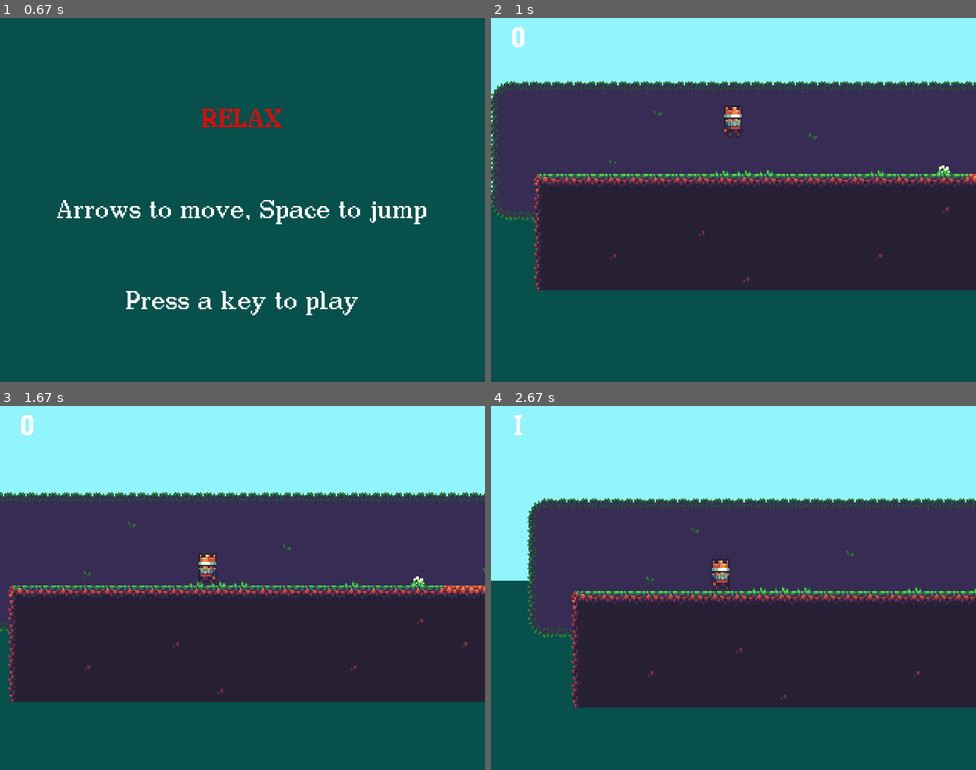
Above: before the commit, frames 1-4 (two rows, left to right).
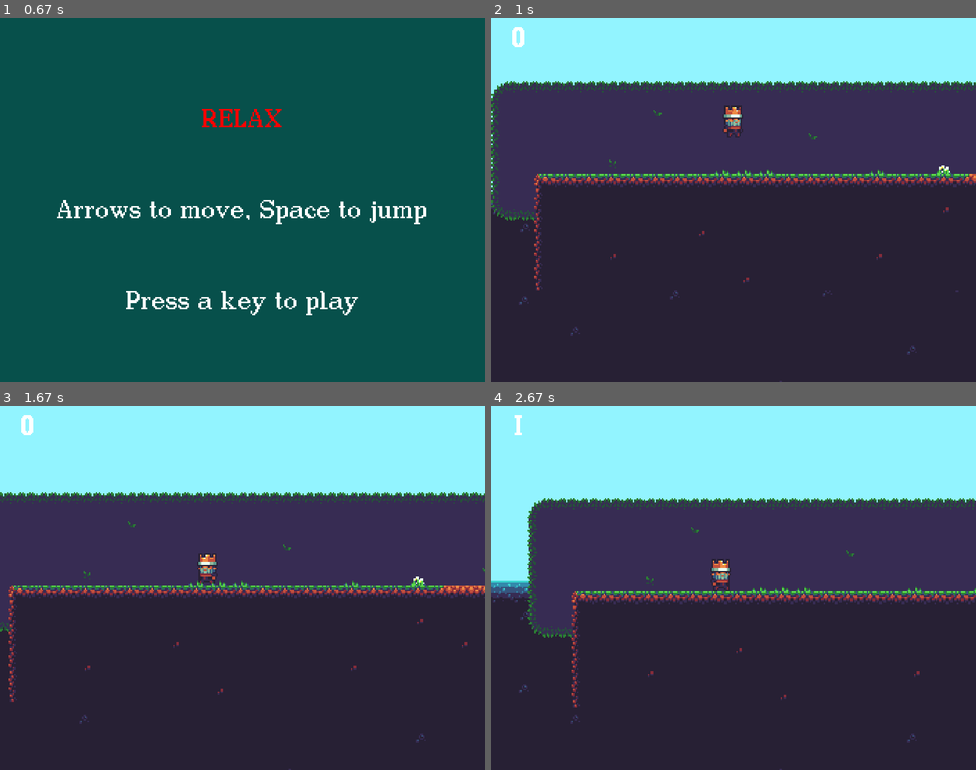
Above: after the commit, the same moments.

Repository: paprico-scar/pygameproject
Game: pygame game, started from game.py
Two runs of this game, one before a commit and one after it. Both use one fixed random seed, a clock stepped at 60 frames per second and the inputs below.
Inputs:
- Up to frame 1 (0.67 s): hold Right from 0.33 s (still down)
- Up to frame 2 (1 s): release Right at 0.8 s; hold Right from 0.83 s (still down)
- Up to frame 3 (1.67 s): release Right at 1.3 s; hold Left from 1.33 s (still down)
- Up to frame 4 (2.67 s): release Left at 1.87 s; hold Left 1.9-2.3 s; hold Right from 2.33 s (still down)

Frame 1 is identical in both runs. In frame 2, 27% of the frame differs, in the area x 0-100%, y 50-100%; in frame 3, 19%; in frame 4, 22%.

Commit message:
Переход с одного уровня на другой + блоки из которых будет состоять внешний мир + море на заднем фоне + 2 уровень (нужно его дополнить + база данных)

Diff:
--- a/lvl_1.txt
+++ b/data/leveles/lvl_1/lvl_1.txt
@@ -2,7 +2,7 @@
 00000000000000000000000000000000000000000000000000000000000000000000000000000000000000000000000000000000000000000000000000000000000000000000
 00000000000000000000000000000000000000000000000000000000000000000000000000000000000000000000000000000000000000000000000000000000000000000000
 00000000000000000000000000000000000000000000000000000000000000000000000000000000000000000000000000000000000000000000000000000000000000000000
-0000000000www0000w00f00000000000000000000000000000000000000000000000000000000000000000000000000000000000000000000000000000000000000000000000
+0000000000www0000w00f00000O00000000000000000000000000000000000000000000000000000000000000000000000000000000000000000000000000000000000000000
 00411111111111111111126666666800000000000000000000000000000000000000000000000000000000000000000000000000000000000000000000000000000000000000
 00<99999999999999999^99999999>0M0M0M00M00M0<000000000000000000000000000000000000000000000000000000000000000000000000000000000000000000000000
 00<999999^999999999999^999999966666666666666000000000000000000000000000000000000000000000000000000000000000000000000000000000000000000000000
--- /dev/null
+++ b/data/leveles/lvl_2/lvl_2.txt
@@ -0,0 +1,23 @@
+00000000000000000000000000000000000000000000000000000000000000000000000000000000000000000000000000000000000000000000000000000000000000000000
+00000000000000000000000000000000000000000000000000000000000000000000000000000000000000000000000000000000000000000000000000000000000000000000
+00000000000000000000000000000000000000000000000000000000000000000000000000000000000000000000000000000000000000000000000000000000000000000000
+00000000000000000000000000000000000000000000000000000000000000000000000000000000000000000000000000000000000000000000000000000000000000000000
+00000000000000000000000000000000000000000000000000000000000000000000000000000000000000000000000000000000000000000000000000000000000000000000
+00000000000000000000000000000000000000000000000000000000000000000000000000000000000000000000000000000000000000000000000000000000000000000000
+00000000000000000000000000000000000000000000000000000000000000000000000000000000000000000000000000000000000000000000000000000000000000000000
+00011111111111111111111111111111111111111111111111111100000000000000000000000000000000000000000000000000000000000000000000000000000000000000
+00000000000000000000000000000000000000000000000000000000000000000000000000000000000000000000000000000000000000000000000000000000000000000000
+00000000000000000000000000000000000000000000000000000000000000000000000000000000000000000000000000000000000000000000000000000000000000000000
+00000000000000000000000000000000000000000000000000000000000000000000000000000000000000000000000000000000000000000000000000000000000000000000
+00000000000000000000000000000000000000000000000000000000000000000000000000000000000000000000000000000000000000000000000000000000000000000000
+00000000000000000000000000000000000000000000000000000000000000000000000000000000000000000000000000000000000000000000000000000000000000000000
+00000000000000000000000000000000000000000000000000000000000000000000000000000000000000000000000000000000000000000000000000000000000000000000
+00000000000000000000000000000000000000000000000000000000000000000000000000000000000000000000000000000000000000000000000000000000000000000000
+00000000000000000000000000000000000000000000000000000000000000000000000000000000000000000000000000000000000000000000000000000000000000000000
+00000000000000000000000000000000000000000000000000000000000000000000000000000000000000000000000000000000000000000000000000000000000000000000
+00000000000000000000000000000000000000000000000000000000000000000000000000000000000000000000000000000000000000000000000000000000000000000000
+00000000000000000000000000000000000000000000000000000000000000000000000000000000000000000000000000000000000000000000000000000000000000000000
+00000000000000000000000000000000000000000000000000000000000000000000000000000000000000000000000000000000000000000000000000000000000000000000
+00000000000000000000000000000000000000000000000000000000000000000000000000000000000000000000000000000000000000000000000000000000000000000000
+00000000000000000000000000000000000000000000000000000000000000000000000000000000000000000000000000000000000000000000000000000000000000000000
+00000000000000000000000000000000000000000000000000000000000000000000000000000000000000000000000000000000000000000000000000000000000000000000
--- /dev/null
+++ b/data/leveles/lvl_2/lvl_2_bg.txt
@@ -0,0 +1,23 @@
+00000000000000000000000000000000000000000000000000000000000000000000000000000000000000000000000000000000000000000000000000000000000000000000
+00000000000000000000000000000000000000000000000000000000000000000000000000000000000000000000000000000000000000000000000000000000000000000000
+00000000000000000000000000000000000000000000000000000000000000000000000000000000000000000000000000000000000000000000000000000000000000000000
+00000000000000000000000000000000000000000000000000000000000000000000000000000000000000000000000000000000000000000000000000000000000000000000
+00000000000000000000000000000000000000000000000000000000000000000000000000000000000000000000000000000000000000000000000000000000000000000000
+00000000000000000000000000000000000000000000000000000000000000000000000000000000000000000000000000000000000000000000000000000000000000000000
+00000000000000000000000000000000000000000000000000000000000000000000000000000000000000000000000000000000000000000000000000000000000000000000
+00000000000000000000000000000000000000000000000000000000000000000000000000000000000000000000000000000000000000000000000000000000000000000000
+00000000000000000000000000000000000000000000000000000000000000000000000000000000000000000000000000000000000000000000000000000000000000000000
+00000000000000000000000000000000000000000000000000000000000000000000000000000000000000000000000000000000000000000000000000000000000000000000
+00000000000000000000000000000000000000000000000000000000000000000000000000000000000000000000000000000000000000000000000000000000000000000000
+00000000000000000000000000000000000000000000000000000000000000000000000000000000000000000000000000000000000000000000000000000000000000000000
+00000000000000000000000000000000000000000000000000000000000000000000000000000000000000000000000000000000000000000000000000000000000000000000
+00000000000000000000000000000000000000000000000000000000000000000000000000000000000000000000000000000000000000000000000000000000000000000000
+00000000000000000000000000000000000000000000000000000000000000000000000000000000000000000000000000000000000000000000000000000000000000000000
+00000000000000000000000000000000000000000000000000000000000000000000000000000000000000000000000000000000000000000000000000000000000000000000
+00000000000000000000000000000000000000000000000000000000000000000000000000000000000000000000000000000000000000000000000000000000000000000000
+00000000000000000000000000000000000000000000000000000000000000000000000000000000000000000000000000000000000000000000000000000000000000000000
+00000000000000000000000000000000000000000000000000000000000000000000000000000000000000000000000000000000000000000000000000000000000000000000
+00000000000000000000000000000000000000000000000000000000000000000000000000000000000000000000000000000000000000000000000000000000000000000000
+00000000000000000000000000000000000000000000000000000000000000000000000000000000000000000000000000000000000000000000000000000000000000000000
+00000000000000000000000000000000000000000000000000000000000000000000000000000000000000000000000000000000000000000000000000000000000000000000
+00000000000000000000000000000000000000000000000000000000000000000000000000000000000000000000000000000000000000000000000000000000000000000000
--- a/lvl_1.py
+++ b/game.py
@@ -1,6 +1,7 @@
 import pygame  # import pygame and sys
 from pygame.locals import *  # import pygame modules
 from settings import *
+import sqlite3
 
 pygame.init()  # initiate pygame
 pygame.display.set_caption(WINDOW_TITLE)  # set the window name
@@ -14,8 +15,12 @@
 player_y_momentum = 0
 air_timer = 0
 true_scroll = [0, 0]
+
 # font
 font = pygame.font.Font('data/font/Dico.ttf', 20)
+
+# lvl count
+lvl_count = '1'
 
 
 def load_map(path):
@@ -64,14 +69,15 @@
 player_frame = 0
 player_flip = False
 
-game_map = load_map('lvl_1')
-game_map_bg = load_map('lvl_1_bg')
+game_map = load_map(f'data/leveles/lvl_{lvl_count}/lvl_{lvl_count}')
+game_map_bg = load_map(f'data/leveles/lvl_{lvl_count}/lvl_{lvl_count}_bg')
 
 # player
 sprite = pygame.sprite.Sprite()
 player_rect = pygame.Rect(150, 20, 17, 22)
 
 # environment
+# lvl_?
 # grass
 lefttop_grass = pygame.image.load('data/tailes/grass/lefttop_grass.png')
 righttop_grass = pygame.image.load('data/tailes/grass/righttop_grass.png')
@@ -98,17 +104,13 @@
 right_dirt.set_colorkey(WHITE)
 righttop_dirt.set_colorkey(WHITE)
 top_dirt.set_colorkey(WHITE)
-# herb
-herb = pygame.image.load('data/tailes/herb/herb.png')
-chamomile = pygame.image.load('data/tailes/herb/chamomile.png')
-chamomile_2 = pygame.image.load('data/tailes/herb/chamomile_2.png')
-orange_flower = pygame.image.load('data/tailes/herb/orange_flower.png')
-orange_flower_2 = pygame.image.load('data/tailes/herb/orange_flower_2.png')
-herb.set_colorkey(WHITE)
-chamomile.set_colorkey(WHITE)
-chamomile_2.set_colorkey(WHITE)
-orange_flower.set_colorkey(WHITE)
-orange_flower_2.set_colorkey(WHITE)
+# spike
+spike = pygame.image.load('data/tailes/spike.png')
+spike.set_colorkey(WHITE)
+# teleport
+teleport = pygame.image.load('data/tailes/teleport/teleport.png')
+teleport.set_colorkey(WHITE)
+
 # background
 bg = pygame.image.load('data/tailes/background/bg.png')
 top_bg_grass = pygame.image.load('data/tailes/background/top_bg_grass.png')
@@ -125,6 +127,7 @@
 topright_bg = pygame.image.load('data/tailes/background/topright_bg.png')
 bottomright_bg = pygame.image.load('data/tailes/background/bottomright_bg.png')
 bottomleft_bg = pygame.image.load('data/tailes/background/bottomleft_bg.png')
+water = pygame.image.load('data/tailes/background/water.png')
 bg.set_colorkey(WHITE)
 top_bg_grass.set_colorkey(WHITE)
 topright_bg_grass.set_colorkey(WHITE)
@@ -140,9 +143,18 @@
 topright_bg.set_colorkey(WHITE)
 bottomright_bg.set_colorkey(WHITE)
 bottomleft_bg.set_colorkey(WHITE)
-# spike
-spike = pygame.image.load('data/tailes/spike.png')
-spike.set_colorkey(WHITE)
+
+# herb
+herb = pygame.image.load('data/tailes/herb/herb.png')
+chamomile = pygame.image.load('data/tailes/herb/chamomile.png')
+chamomile_2 = pygame.image.load('data/tailes/herb/chamomile_2.png')
+orange_flower = pygame.image.load('data/tailes/herb/orange_flower.png')
+orange_flower_2 = pygame.image.load('data/tailes/herb/orange_flower_2.png')
+herb.set_colorkey(WHITE)
+chamomile.set_colorkey(WHITE)
+chamomile_2.set_colorkey(WHITE)
+orange_flower.set_colorkey(WHITE)
+orange_flower_2.set_colorkey(WHITE)
 
 TILE_SIZE = top_grass.get_width()
 running = True
@@ -150,6 +162,7 @@
 
 
 def collision_test(rect, tiles):
+    global lvl_count, player_rect, game_map_bg, game_map
     hit_list = []
     test = True
     for i, tile in tiles.items():
@@ -157,6 +170,12 @@
             hit_list.append(tile[0])
             if rect.colliderect(tile[0]) and tile[1] == 'M':
                 test = False
+            if rect.colliderect(tile[0]) and tile[1] == 'O':
+                lvl_count = str(int(lvl_count) + 1)
+                game_map = load_map(f'data/leveles/lvl_{lvl_count}/lvl_{lvl_count}')
+                game_map_bg = load_map(f'data/leveles/lvl_{lvl_count}/lvl_{lvl_count}_bg')
+                player_rect.x = 150
+                player_rect.y = 20
     return hit_list, test
 
 
@@ -201,16 +220,26 @@
     wait_for_key()
 
 
-# Надо реализоваить эту функцию
 def show_go_screen(sc):
     # game over/continue
+    global score_timer
+    final_score = score_timer // 60
+    con = sqlite3.connect('data/db/game.db')
+    cur = con.cursor()
+    max_id = cur.execute('''SELECT MAX(id) FROM tb_score''').fetchone()
+    new_id = max_id[0] + 1
+    add_in_db = [new_id, final_score]
+    cur.execute('''INSERT INTO tb_score VALUES(?,?);''', add_in_db)
+    con.commit()
+    max_score = cur.execute('''SELECT MAX(score) FROM tb_score''').fetchone()
     font = pygame.font.Font('data/font/Dico.ttf', 40)
     global running
     if running:
         return
     sc.fill(BGCOLOR)
-    draw_text("GAME OVER", WHITE, WIDTH / 2, HEIGHT / 4, sc, font)
-    draw_text("Score: ", WHITE, WIDTH / 2, HEIGHT / 2, sc, font)
+    draw_text("GAME OVER", WHITE, WIDTH / 2, HEIGHT / 5, sc, font)
+    draw_text(f'Best score: {max_score[0]}', WHITE, WIDTH / 2, HEIGHT / 3, sc, font)
+    draw_text(f"Score: {final_score}", WHITE, WIDTH / 2, HEIGHT / 2, sc, font)
     draw_text("Press a key to play again", WHITE, WIDTH / 2, HEIGHT * 3 / 4, sc, font)
     pygame.display.flip()
     wait_for_key()
@@ -251,7 +280,7 @@
         scroll[0] = int(scroll[0])
         scroll[1] = int(scroll[1])
 
-        pygame.draw.rect(display, BGCOLOR, pygame.Rect(0, 120, 400, 200))
+        display.blit(water, (0, 120, 400, 200))
         y = 0
         for row in game_map_bg:
             x = 0
@@ -320,7 +349,9 @@
                     display.blit(left_dirt, (x * TILE_SIZE - scroll[0], y * TILE_SIZE - scroll[1]))
                 if tile == 'M':
                     display.blit(spike, (x * TILE_SIZE - scroll[0], y * TILE_SIZE - scroll[1]))
-                if tile in ['1', '2', '3', '4', '5', '6', '7', '8', '9', '^', '>', '<', 'M']:
+                if tile == 'O':
+                    display.blit(teleport, (x * TILE_SIZE - scroll[0], y * TILE_SIZE - scroll[1]))
+                if tile in ['1', '2', '3', '4', '5', '6', '7', '8', '9', '^', '>', '<', 'M', 'O']:
                     tile_rect[str(pygame.Rect(x * TILE_SIZE, y * TILE_SIZE, TILE_SIZE, TILE_SIZE))] = pygame.Rect(
                         x * TILE_SIZE, y * TILE_SIZE, TILE_SIZE, TILE_SIZE), tile
                 x += 1
Binary file added: data/db/game.db
Renamed: lvl_1_bg.txt -> data/leveles/lvl_1/lvl_1_bg.txt
Binary file added: data/tailes/background/water.png
Binary file added: data/tailes/stone/stone_1.png
Binary file added: data/tailes/stone/stone_2.png
Binary file added: data/tailes/teleport/teleport.png
Binary file added: data/tailes/world/box.png
Binary file added: data/tailes/world/desk.png
Binary file added: data/tailes/world/desk_arrow.png
Binary file added: data/tailes/world/fence_1.png
Binary file added: data/tailes/world/fence_2.png
Binary file added: data/tailes/world/fence_3.png
(and 3 more such lines)
